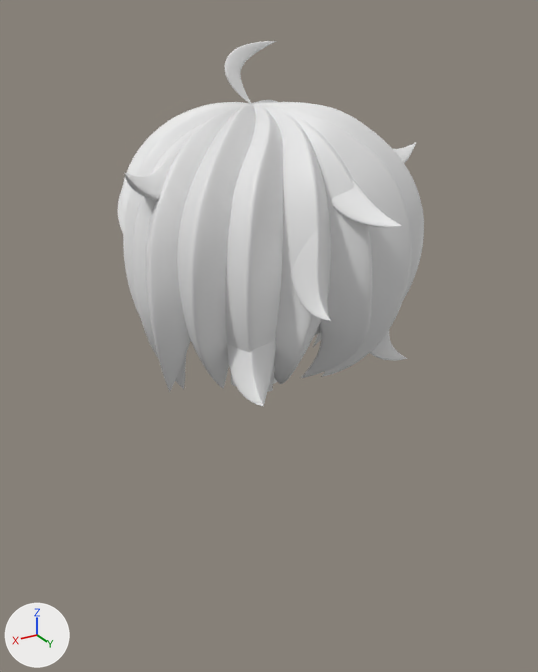
The Blender file Intento2.1.blend: old version first, new version second.
One viewpoint serves both versions: a 50 mm camera at (2.15, 3.91, 2.19) aimed at (-0.09, 0.18, 0.32). Arrows for +X, +Y and +Z are at lower left; the lights stay in place.
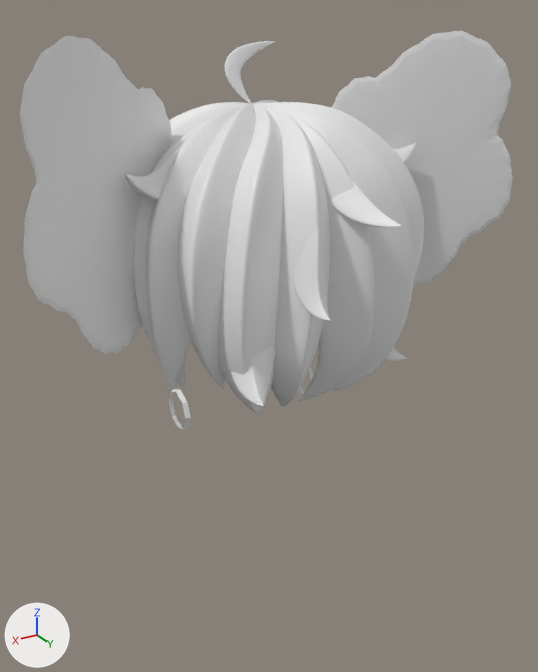
Edits to the bpy script that builds the scene:
```text
Add me_circle_001:
    me_circle_001.from_pydata(...)  # 24 vertices, 8 faces, 8 loose edges; spans x 0.15..0.74, y -0.33..0.33, z -1.96..0.01
Add me_plane_004:
    me_plane_004.from_pydata(...)  # 56 vertices, 30 faces; spans x 0.43..1.51, y 0.53..2.17, z -0.8..-0.11
Change cu_nurbspath_007:
    where _sp = cu_nurbspath_007.splines.new('NURBS'); _sp.points.add(6)
    remove _sp.points.foreach_set('co', [-0.338, 0.0, -0.165, 1.0, -1.108, 0.197, -0.41, 1.0, -1.41, 0.535, -0.821, 1.0, -1.578, 0.742, -1.107, 1.0, -1.739, 0.906, -2.048, 1.0, -1.586, 0.725, -3.067, 1.0, -1.415, 0.366, -3.467, 1.0])
    add _sp.points.foreach_set('co', [-0.338, 0.0, -0.165, 1.0, -1.108, 0.197, -0.41, 1.0, -1.41, 0.535, -0.821, 1.0, -1.578, 0.742, -1.107, 1.0, -1.739, 1.0, -2.375, 1.0, -1.586, 0.758, -3.376, 1.0, -1.415, 0.528, -3.719, 1.0])
Add ob_circle_001:
    ob_circle_001 = bpy.data.objects.new('Circle.001', me_circle_001)
    ob_circle_001.location = (0.0, 0.0, 0.0)
    _m = ob_circle_001.modifiers.new('Mirror', 'MIRROR')
Add ob_plane_004:
    ob_plane_004 = bpy.data.objects.new('Plane.004', me_plane_004)
    ob_plane_004.location = (0.0, 0.0, 0.0)
    ob_plane_004.rotation_euler = (1.571, 0.0, 0.0)  # degrees (90, 0, 0)
    _m = ob_plane_004.modifiers.new('Mirror', 'MIRROR')
    _m = ob_plane_004.modifiers.new('Subdivision', 'SUBSURF')
    _m.levels = 3
```

Where the change shows, as pixel boxes [x1, y1, x2, y2] in the pictures (538 x 672 px):
'Plane.004', added: after [20, 31, 513, 354]
'NurbsPath.007', reshaped (8% taller): before [225, 104, 412, 392]; after [218, 104, 414, 414]
'Circle.001', added: after [169, 367, 313, 429]
'NurbsPath', unchanged, covered by the edit: before [123, 104, 321, 347]; after [169, 104, 246, 148]
